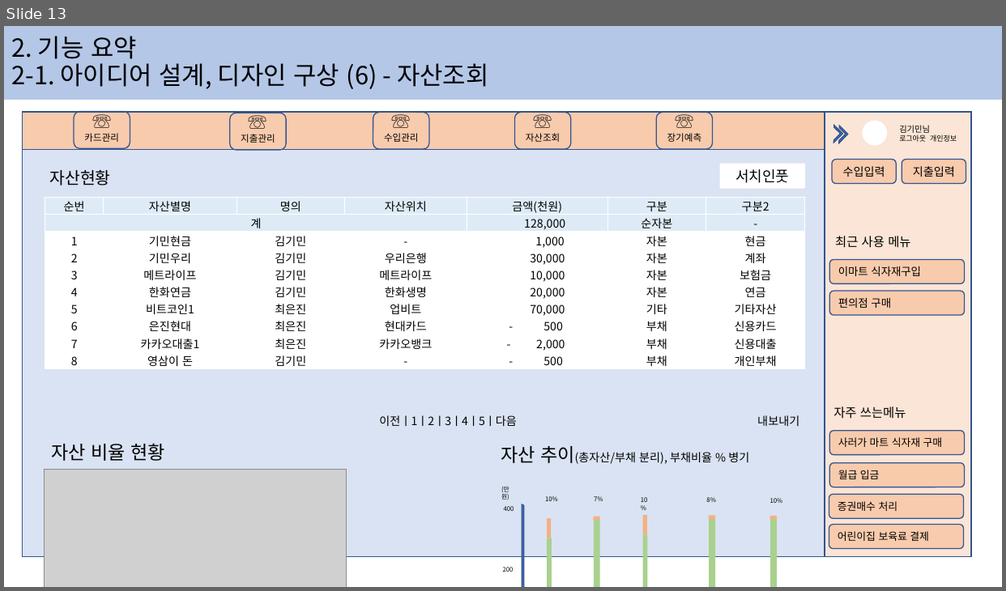
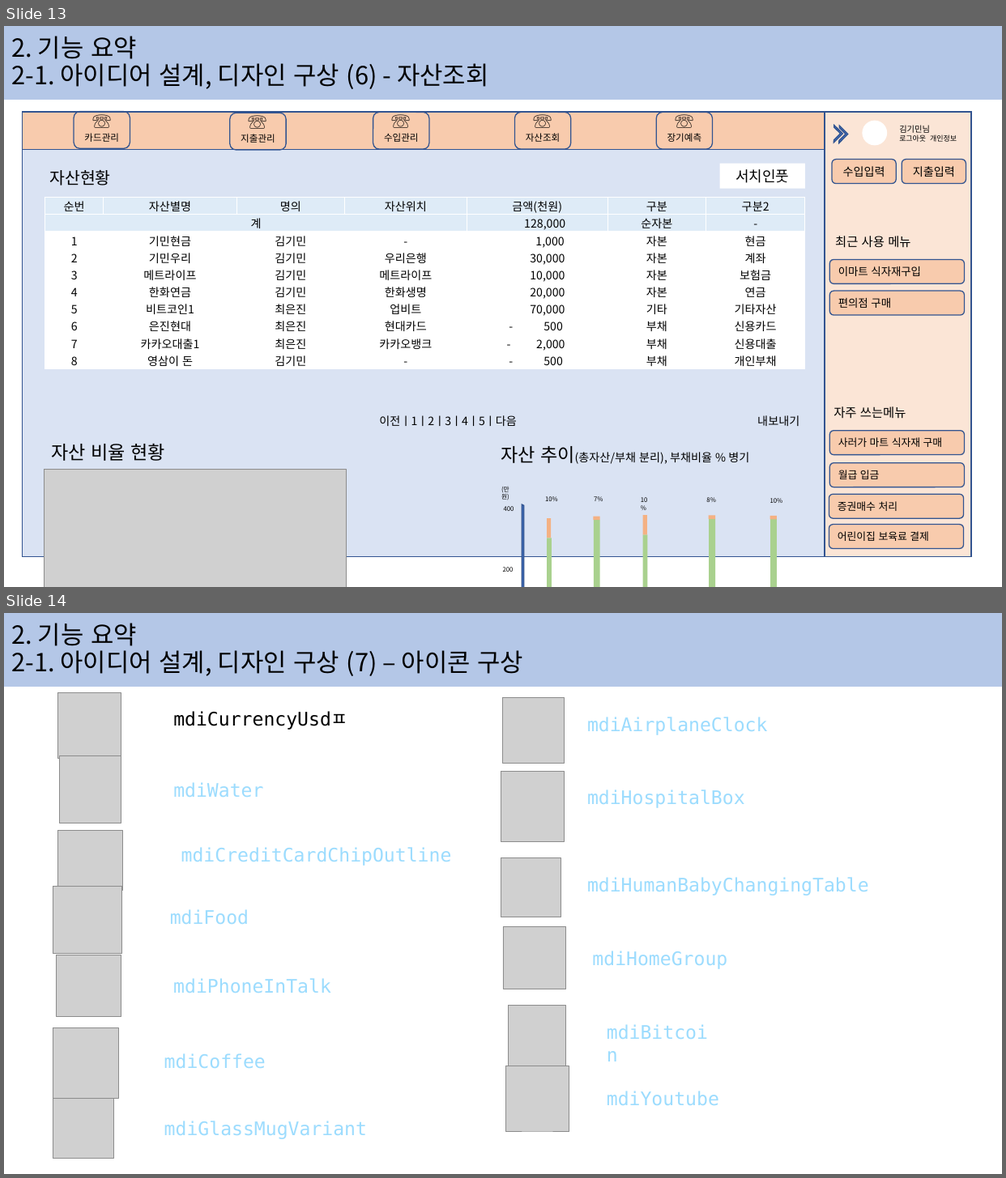
Before and after one commit to kimin3927/study, a slide deck: 기획) 가계부.pptx. Shown one above the other, each under a label of ours: slide 13 before the commit, slides 13 and 14 after it. The pictures are 1006x591 and 1006x1178 pixels, drawn with LibreOffice and Linux fonts; fonts in the diff are those of the drawing; grey boxes stand for pictures. Boxes give left, top, right and bottom in pixels: in the first picture for what was removed or moved away, otherwise in the second. Text is boxed around its words. In the diff, an @@ line names an element or a change of style, - is before the commit and + after.

```diff
--- a/기획) 가계부.pptx
+++ b/기획) 가계부.pptx
@@ slide 14 added at <box>4,613,1002,1174</box>, background #FFFFFF @@
@@ rectangle added at <box>4,613,1002,687</box>, fill #B4C7E7, 24 pt, text #000000 @@
+2. 기능 요약
+2-1. 아이디어 설계, 디자인 구상 (7) – 아이콘 구상
@@ picture added at <box>58,692,121,758</box> @@
@@ picture added at <box>503,697,564,764</box> @@
@@ text added at <box>173,711,348,730</box>, 18 pt, text #000000 @@
+mdiCurrencyUsdㅍ
@@ text added at <box>587,717,767,735</box>, 18 pt, text #9CDCFE @@
+mdiAirplaneClock
@@ picture added at <box>59,756,121,824</box> @@
@@ text added at <box>173,782,263,797</box>, 18 pt, text #9CDCFE @@
+mdiWater
@@ picture added at <box>501,771,564,842</box> @@
@@ text added at <box>587,790,745,808</box>, 18 pt, text #9CDCFE @@
+mdiHospitalBox
@@ picture added at <box>58,831,122,891</box> @@
@@ text added at <box>181,847,452,866</box>, 18 pt, text #9CDCFE @@
+mdiCreditCardChipOutline
@@ picture added at <box>501,858,561,917</box> @@
@@ text added at <box>587,877,869,896</box>, 18 pt, text #9CDCFE @@
+mdiHumanBabyChangingTable
@@ picture added at <box>53,886,121,954</box> @@
@@ text added at <box>170,909,249,924</box>, 18 pt, text #9CDCFE @@
+mdiFood
@@ picture added at <box>503,926,566,989</box> @@
@@ text added at <box>592,951,727,969</box>, 18 pt, text #9CDCFE @@
+mdiHomeGroup
@@ picture added at <box>57,955,121,1017</box> @@
@@ text added at <box>173,978,331,993</box>, 18 pt, text #9CDCFE @@
+mdiPhoneInTalk
@@ picture added at <box>509,1005,566,1072</box> @@
@@ text added at <box>599,1017,725,1047</box>, 18 pt, text #9CDCFE @@
+mdiBitcoin
@@ picture added at <box>53,1029,118,1099</box> @@
@@ text added at <box>164,1054,266,1068</box>, 18 pt, text #9CDCFE @@
+mdiCoffee
@@ picture added at <box>505,1066,569,1131</box> @@
@@ text added at <box>607,1091,719,1105</box>, 18 pt, text #9CDCFE @@
+mdiYoutube
@@ picture added at <box>53,1099,113,1159</box> @@
@@ text added at <box>164,1121,367,1139</box>, 18 pt, text #9CDCFE @@
+mdiGlassMugVariant
```
Also in this commit, not shown: 1 other slide added, 4 other files.
